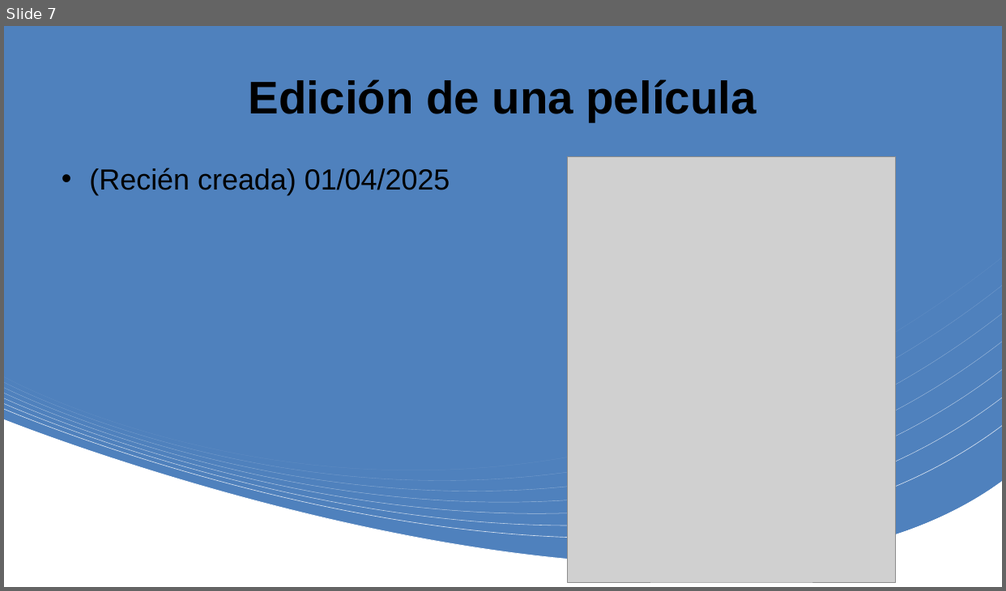
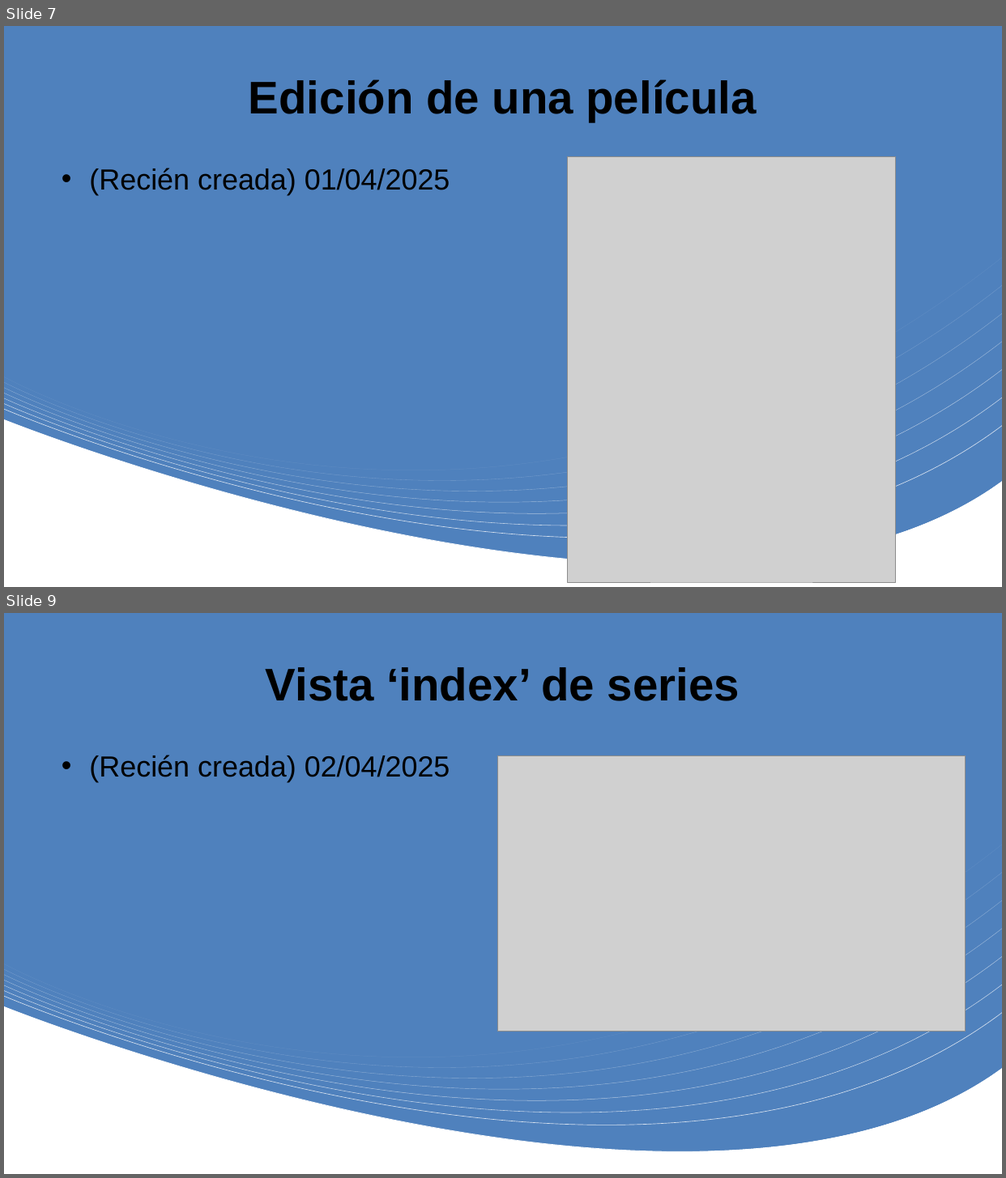
Before and after one commit to alockgoy/proyecto_final_2daw, a slide deck: Evolución visual.pptx. Shown one above the other, each under a label of ours: slide 7 before the commit, slides 7 and 9 after it; the slides between them are not shown. The pictures are 1006x591 and 1006x1178 pixels, drawn with LibreOffice and Linux fonts; fonts in the diff are those of the drawing; grey boxes stand for pictures. Boxes give left, top, right and bottom in pixels: in the first picture for what was removed or moved away, otherwise in the second. Text is boxed around its words. In the diff, an @@ line names an element or a change of style, - is before the commit and + after.

```diff
--- a/Evolución visual.pptx
+++ b/Evolución visual.pptx
@@ slide 9 added at (4, 613, 1002, 1174), background #FFFFFF; not listed: 10 template elements that a slide beside it also shows @@
@@ title added at (266, 667, 739, 701), 44 pt, text #000000, bold @@
+Vista ‘index’ de series
@@ text added at (89, 755, 450, 782), 28 pt, text #000000 @@
+• (Recién creada) 02/04/2025
@@ picture added at (498, 756, 966, 1032) @@
```
Also in this commit, not shown: 1 other slide added, 1 other file.
